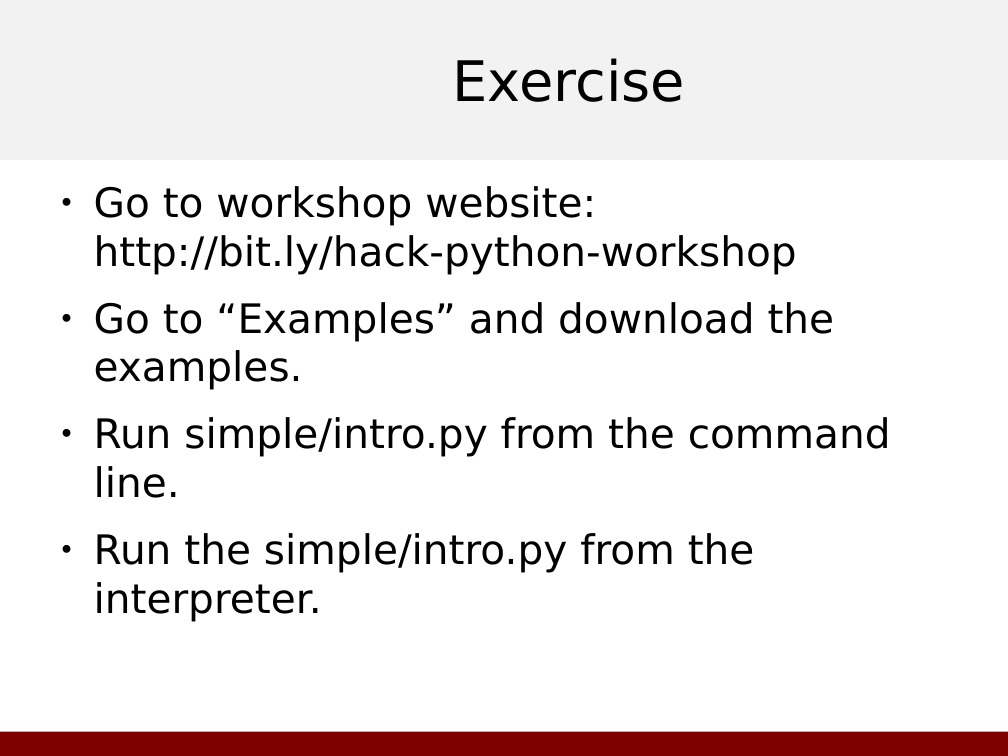
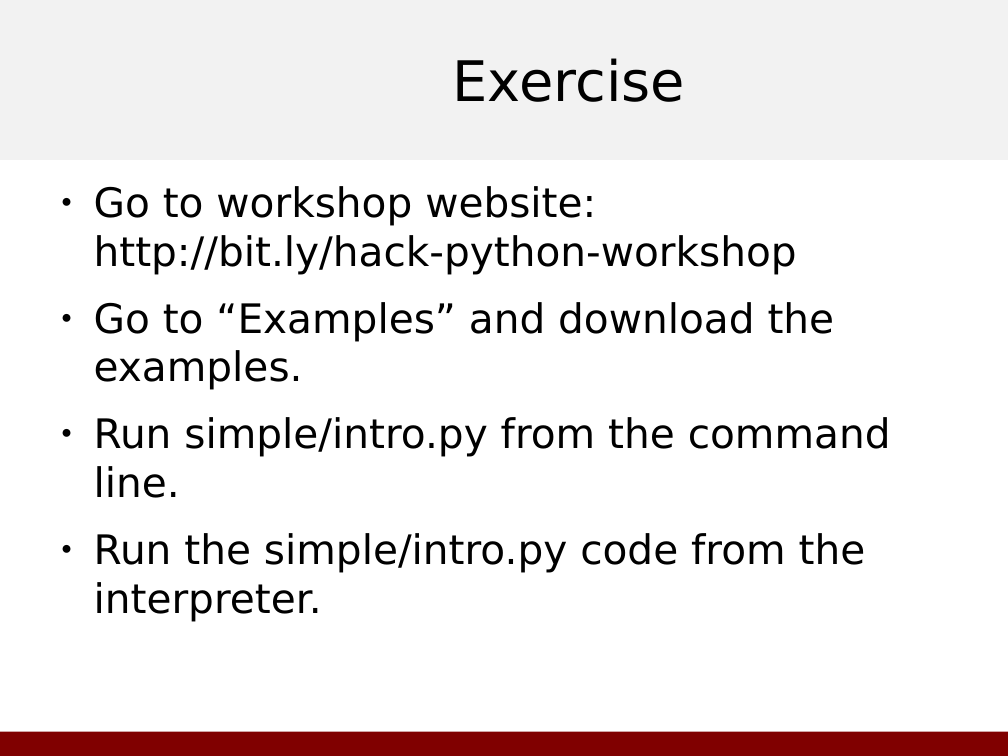
Before and after one commit to hack-at-uchicago/python-workshop, a slide deck: slide 6 of doc/slides.odp (slide 5 before the commit). Drawn at 1008x756 pixels with LibreOffice and Linux fonts; fonts in the diff are those of the drawing; background and template pictures are left out. Boxes give left, top, right and bottom in pixels: in the first picture for what was removed or moved away, otherwise in the second. Text is boxed around its words. In the diff, an @@ line names an element or a change of style, - is before the commit and + after.

```diff
--- a/doc/slides.odp
+++ b/doc/slides.odp
@@ text at <box>94,533,866,621</box>: text changed @@
-● Run the simple/intro.py from the interpreter.
+● Run the simple/intro.py code from the interpreter.
```
Also in this commit, not shown: 3 other slides changed, 4 slides added, 1 slide removed, 1 other file.
